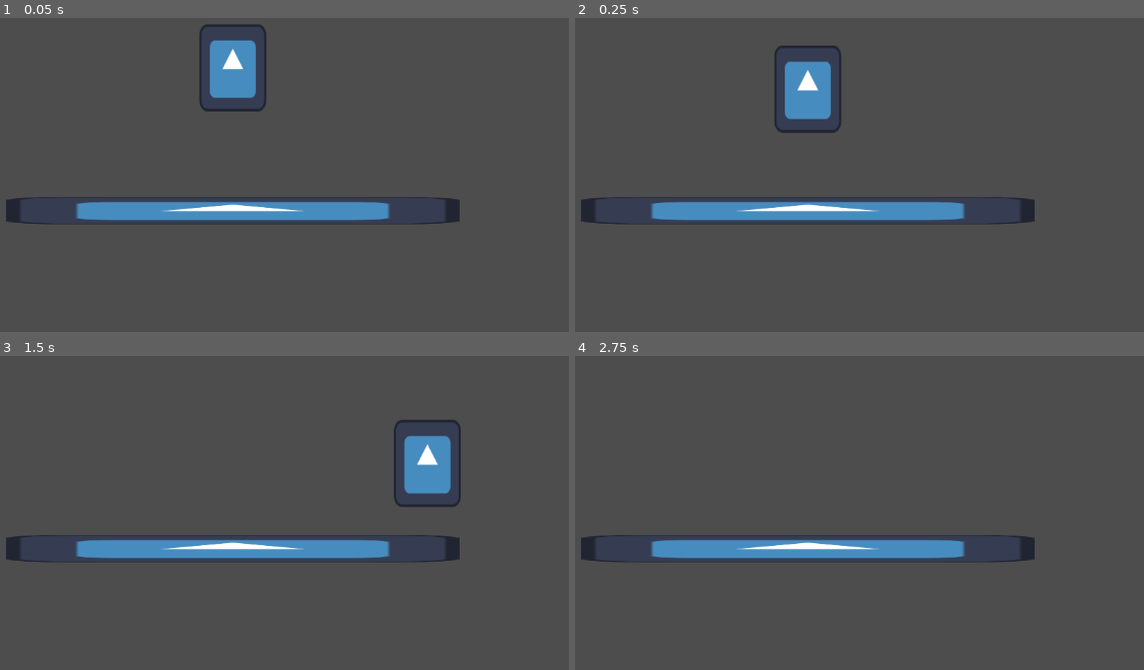
Above: before the commit, frames 1-4 (two rows, left to right).
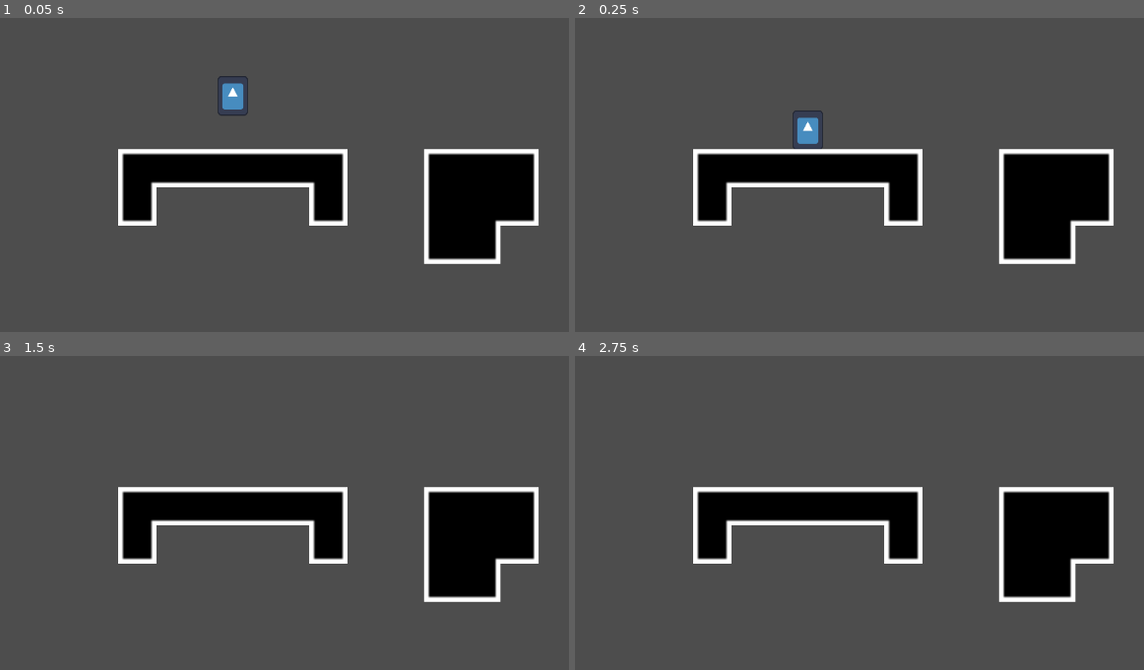
Above: after the commit, the same moments.

Repository: Javachup/godot-prototypes
Game: Godot game, scene res://root.tscn
The game is run twice, just before and just after one commit, with the same random seed, the same clock (stepped at 60 frames per second) and the same inputs. The engine's default icon, where the game draws it, is replaced by a stand-in: a white triangle on a blue panel in a dark square.
Inputs:
- Up to frame 1 (0.05 s): no input
- Up to frame 2 (0.25 s): no input
- Up to frame 3 (1.5 s): hold D from 0.53 s (still down); tap Space at 0.77 s
- Up to frame 4 (2.75 s): tap Space at 1.52 s; release D at 2.03 s; hold A from 2.03 s (still down)

The runs differ from the first frame. In frame 1, 18% of the frame differs, in the area x 1-95%, y 2-79%; in frame 2, 18%, in the area x 1-95%, y 8-79%; in frame 3, 18%; in frame 4, 16%.

Commit message:
adds basic tilemap

Diff:
--- a/srcPlatformer/Objects/player/player.tscn
+++ b/srcPlatformer/Objects/player/player.tscn
@@ -4,17 +4,18 @@
 [ext_resource type="Texture2D" uid="uid://h1xgw68lbqut" path="res://icon.svg" id="1_sf6n6"]
 
 [sub_resource type="CapsuleShape2D" id="CapsuleShape2D_e3l5v"]
-radius = 46.0
-height = 126.0
+radius = 6.0
+height = 16.0
 
 [node name="Player" type="CharacterBody2D"]
+collision_mask = 2
 script = ExtResource("1_gx045")
 
 [node name="Icon" type="Sprite2D" parent="."]
-position = Vector2(0, -65)
-scale = Vector2(0.765625, 1)
+position = Vector2(0, -8)
+scale = Vector2(0.1, 0.13)
 texture = ExtResource("1_sf6n6")
 
 [node name="CollisionShape2D" type="CollisionShape2D" parent="."]
-position = Vector2(0, -64)
+position = Vector2(0, -8)
 shape = SubResource("CapsuleShape2D_e3l5v")
--- a/srcPlatformer/project.godot
+++ b/srcPlatformer/project.godot
@@ -15,6 +15,11 @@
 config/features=PackedStringArray("4.2", "GL Compatibility")
 config/icon="res://icon.svg"
 
+[layer_names]
+
+2d_physics/layer_1="Player"
+2d_physics/layer_2="Ground"
+
 [rendering]
 
 renderer/rendering_method="gl_compatibility"
--- a/srcPlatformer/root.tscn
+++ b/srcPlatformer/root.tscn
@@ -1,25 +1,121 @@
-[gd_scene load_steps=4 format=3 uid="uid://otixf6thrwrm"]
+[gd_scene load_steps=5 format=3 uid="uid://otixf6thrwrm"]
 
 [ext_resource type="PackedScene" uid="uid://bd57d7g27nh71" path="res://Objects/player/player.tscn" id="1_ctvmj"]
-[ext_resource type="Texture2D" uid="uid://h1xgw68lbqut" path="res://icon.svg" id="2_qyd3b"]
+[ext_resource type="Texture2D" uid="uid://bqeruipr27a1i" path="res://Art/tilemap.png" id="2_bgwa1"]
 
-[sub_resource type="RectangleShape2D" id="RectangleShape2D_ggjvc"]
-size = Vector2(664, 40)
+[sub_resource type="TileSetAtlasSource" id="TileSetAtlasSource_7xbjw"]
+texture = ExtResource("2_bgwa1")
+0:0/0 = 0
+0:0/0/physics_layer_0/linear_velocity = Vector2(0, 0)
+0:0/0/physics_layer_0/angular_velocity = 0.0
+0:0/0/physics_layer_0/polygon_0/points = PackedVector2Array(-8, -8, 8, -8, 8, 8, -8, 8)
+1:0/0 = 0
+1:0/0/physics_layer_0/linear_velocity = Vector2(0, 0)
+1:0/0/physics_layer_0/angular_velocity = 0.0
+1:0/0/physics_layer_0/polygon_0/points = PackedVector2Array(-8, -8, 8, -8, 8, 8, -8, 8)
+2:0/0 = 0
+2:0/0/physics_layer_0/linear_velocity = Vector2(0, 0)
+2:0/0/physics_layer_0/angular_velocity = 0.0
+2:0/0/physics_layer_0/polygon_0/points = PackedVector2Array(-8, -8, 8, -8, 8, 8, -8, 8)
+3:0/0 = 0
+3:0/0/physics_layer_0/linear_velocity = Vector2(0, 0)
+3:0/0/physics_layer_0/angular_velocity = 0.0
+3:0/0/physics_layer_0/polygon_0/points = PackedVector2Array(-8, -8, 8, -8, 8, 8, -8, 8)
+0:1/0 = 0
+0:1/0/physics_layer_0/linear_velocity = Vector2(0, 0)
+0:1/0/physics_layer_0/angular_velocity = 0.0
+0:1/0/physics_layer_0/polygon_0/points = PackedVector2Array(-8, -8, 8, -8, 8, 8, -8, 8)
+1:1/0 = 0
+1:1/0/physics_layer_0/linear_velocity = Vector2(0, 0)
+1:1/0/physics_layer_0/angular_velocity = 0.0
+1:1/0/physics_layer_0/polygon_0/points = PackedVector2Array(-8, -8, 8, -8, 8, 8, -8, 8)
+2:1/0 = 0
+2:1/0/physics_layer_0/linear_velocity = Vector2(0, 0)
+2:1/0/physics_layer_0/angular_velocity = 0.0
+2:1/0/physics_layer_0/polygon_0/points = PackedVector2Array(-8, -8, 8, -8, 8, 8, -8, 8)
+3:1/0 = 0
+3:1/0/physics_layer_0/linear_velocity = Vector2(0, 0)
+3:1/0/physics_layer_0/angular_velocity = 0.0
+3:1/0/physics_layer_0/polygon_0/points = PackedVector2Array(-8, -8, 8, -8, 8, 8, -8, 8)
+0:2/0 = 0
+0:2/0/physics_layer_0/linear_velocity = Vector2(0, 0)
+0:2/0/physics_layer_0/angular_velocity = 0.0
+0:2/0/physics_layer_0/polygon_0/points = PackedVector2Array(-8, -8, 8, -8, 8, 8, -8, 8)
+1:2/0 = 0
+1:2/0/physics_layer_0/linear_velocity = Vector2(0, 0)
+1:2/0/physics_layer_0/angular_velocity = 0.0
+1:2/0/physics_layer_0/polygon_0/points = PackedVector2Array(-8, -8, 8, -8, 8, 8, -8, 8)
+2:2/0 = 0
+2:2/0/physics_layer_0/linear_velocity = Vector2(0, 0)
+2:2/0/physics_layer_0/angular_velocity = 0.0
+2:2/0/physics_layer_0/polygon_0/points = PackedVector2Array(-8, -8, 8, -8, 8, 8, -8, 8)
+3:2/0 = 0
+3:2/0/physics_layer_0/linear_velocity = Vector2(0, 0)
+3:2/0/physics_layer_0/angular_velocity = 0.0
+3:2/0/physics_layer_0/polygon_0/points = PackedVector2Array(-8, -8, 8, -8, 8, 8, -8, 8)
+0:3/0 = 0
+0:3/0/physics_layer_0/linear_velocity = Vector2(0, 0)
+0:3/0/physics_layer_0/angular_velocity = 0.0
+0:3/0/physics_layer_0/polygon_0/points = PackedVector2Array(-8, -8, 8, -8, 8, 8, -8, 8)
+1:3/0 = 0
+1:3/0/physics_layer_0/linear_velocity = Vector2(0, 0)
+1:3/0/physics_layer_0/angular_velocity = 0.0
+1:3/0/physics_layer_0/polygon_0/points = PackedVector2Array(-8, -8, 8, -8, 8, 8, -8, 8)
+2:3/0 = 0
+2:3/0/physics_layer_0/linear_velocity = Vector2(0, 0)
+2:3/0/physics_layer_0/angular_velocity = 0.0
+2:3/0/physics_layer_0/polygon_0/points = PackedVector2Array(-8, -8, 8, -8, 8, 8, -8, 8)
+3:3/0 = 0
+3:3/0/physics_layer_0/linear_velocity = Vector2(0, 0)
+3:3/0/physics_layer_0/angular_velocity = 0.0
+3:3/0/physics_layer_0/polygon_0/points = PackedVector2Array(-8, -8, 8, -8, 8, 8, -8, 8)
+1:4/0 = 0
+1:4/0/physics_layer_0/linear_velocity = Vector2(0, 0)
+1:4/0/physics_layer_0/angular_velocity = 0.0
+1:4/0/physics_layer_0/polygon_0/points = PackedVector2Array(-8, -8, 8, -8, 8, 8, -8, 8)
+0:4/0 = 0
+0:4/0/physics_layer_0/linear_velocity = Vector2(0, 0)
+0:4/0/physics_layer_0/angular_velocity = 0.0
+0:4/0/physics_layer_0/polygon_0/points = PackedVector2Array(-8, -8, 8, -8, 8, 8, -8, 8)
+0:5/0 = 0
+0:5/0/physics_layer_0/linear_velocity = Vector2(0, 0)
+0:5/0/physics_layer_0/angular_velocity = 0.0
+0:5/0/physics_layer_0/polygon_0/points = PackedVector2Array(-8, -8, 8, -8, 8, 8, -8, 8)
+1:5/0 = 0
+1:5/0/physics_layer_0/linear_velocity = Vector2(0, 0)
+1:5/0/physics_layer_0/angular_velocity = 0.0
+1:5/0/physics_layer_0/polygon_0/points = PackedVector2Array(-8, -8, 8, -8, 8, 8, -8, 8)
+2:4/0 = 0
+2:4/0/physics_layer_0/linear_velocity = Vector2(0, 0)
+2:4/0/physics_layer_0/angular_velocity = 0.0
+2:4/0/physics_layer_0/polygon_0/points = PackedVector2Array(-8, -8, 8, -8, 8, 8, -8, 8)
+3:4/0 = 0
+3:4/0/physics_layer_0/linear_velocity = Vector2(0, 0)
+3:4/0/physics_layer_0/angular_velocity = 0.0
+3:4/0/physics_layer_0/polygon_0/points = PackedVector2Array(-8, -8, 8, -8, 8, 8, -8, 8)
+3:5/0 = 0
+3:5/0/physics_layer_0/linear_velocity = Vector2(0, 0)
+3:5/0/physics_layer_0/angular_velocity = 0.0
+3:5/0/physics_layer_0/polygon_0/points = PackedVector2Array(-8, -8, 8, -8, 8, 8, -8, 8)
+2:5/0 = 0
+2:5/0/physics_layer_0/linear_velocity = Vector2(0, 0)
+2:5/0/physics_layer_0/angular_velocity = 0.0
+2:5/0/physics_layer_0/polygon_0/points = PackedVector2Array(-8, -8, 8, -8, 8, 8, -8, 8)
+
+[sub_resource type="TileSet" id="TileSet_aot3i"]
+physics_layer_0/collision_layer = 2
+sources/0 = SubResource("TileSetAtlasSource_7xbjw")
 
 [node name="root" type="Node"]
 
 [node name="world" type="Node2D" parent="."]
 
 [node name="Camera2D" type="Camera2D" parent="world"]
+zoom = Vector2(3.5, 3.5)
 
 [node name="Player" parent="world" instance=ExtResource("1_ctvmj")]
 
-[node name="StaticBody2D" type="StaticBody2D" parent="world"]
-position = Vector2(0, 146)
-
-[node name="CollisionShape2D" type="CollisionShape2D" parent="world/StaticBody2D"]
-shape = SubResource("RectangleShape2D_ggjvc")
-
-[node name="Sprite2D" type="Sprite2D" parent="world/StaticBody2D"]
-scale = Vector2(5.1875, 0.3125)
-texture = ExtResource("2_qyd3b")
+[node name="TileMap" type="TileMap" parent="world"]
+tile_set = SubResource("TileSet_aot3i")
+format = 2
+layer_0/tile_data = PackedInt32Array(131070, 65536, 3, 131071, 65536, 3, 65536, 65536, 3, 65537, 65536, 3, 65538, 196608, 4, 131074, 196608, 2, 196605, 196608, 2, 65541, 0, 0, 131078, 0, 4, 131077, 0, 1, 196613, 0, 2, 196614, 131072, 2, 131079, 131072, 2, 65543, 131072, 0, 65542, 65536, 0, 131069, 131072, 4)
Binary file added: srcPlatformer/Art/Aseprite/tilemap.aseprite
Binary file added: srcPlatformer/Art/tilemap.png
Not shown, added: srcPlatformer/Art/tilemap.png.import
